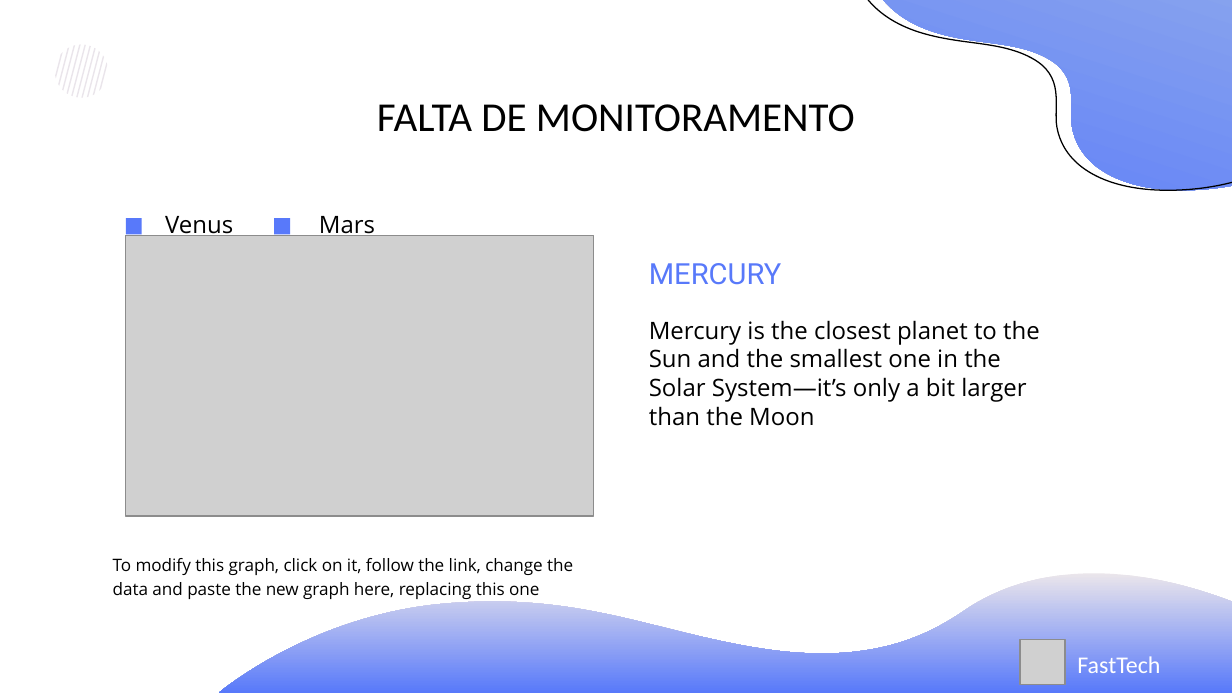
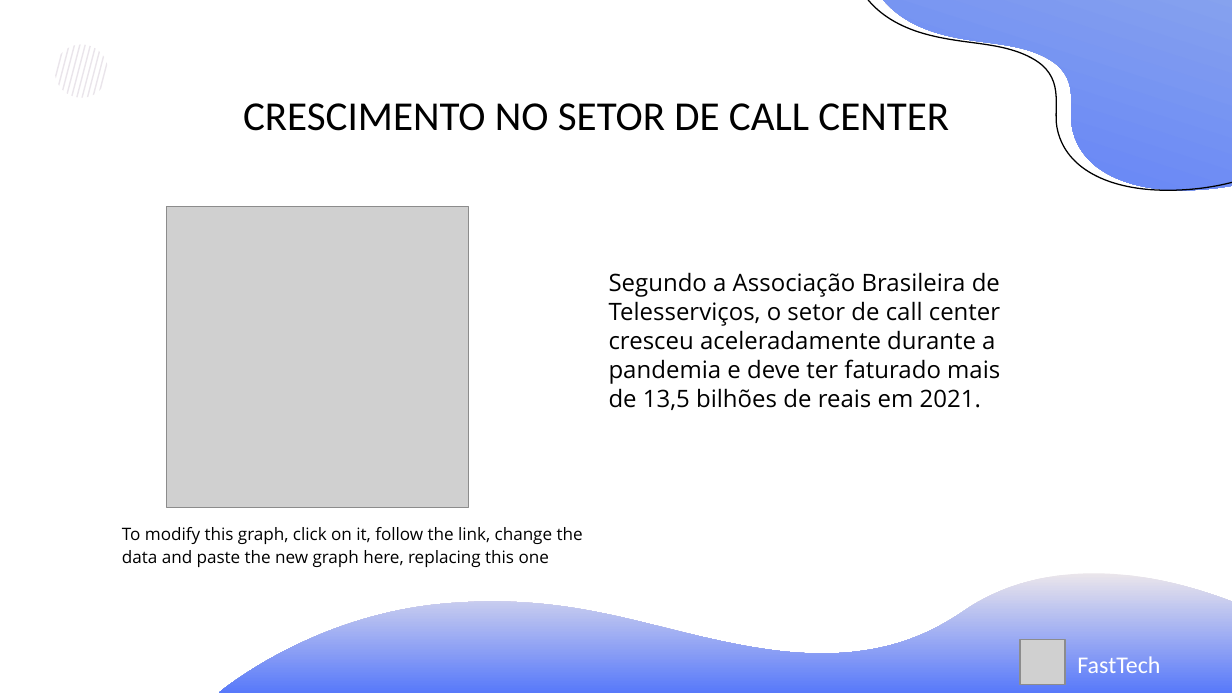
Before and after one commit to Grupo-1-adsa/Grupo-1-adsa, a slide deck: slide 3 of Documentação/PPT/Sprint 3 - Apresentação.pptx. Drawn at 1232x693 pixels with LibreOffice and Linux fonts; fonts in the diff are those of the drawing; grey boxes stand for pictures. Boxes give left, top, right and bottom in pixels: in the first picture for what was removed or moved away, otherwise in the second. Text is boxed around its words. In the diff, an @@ line names an element or a change of style, - is before the commit and + after.

```diff
--- a/Documentação/PPT/Sprint 3 - Apresentação.pptx
+++ b/Documentação/PPT/Sprint 3 - Apresentação.pptx
@@ title at box(243, 103, 949, 131): text changed @@
-FALTA DE MONITORAMENTO
+CRESCIMENTO NO SETOR DE CALL CENTER
@@ picture: place and size @@
-picture at box(126, 235, 594, 516)
+picture at box(166, 206, 468, 508)
@@ rectangle removed at box(126, 218, 142, 234) @@
@@ subtitle removed at box(165, 216, 233, 240) @@
-Venus
@@ rectangle removed at box(275, 218, 291, 234) @@
@@ subtitle removed at box(319, 216, 375, 240) @@
-Mars
@@ subtitle removed at box(649, 263, 782, 285) @@
-MERCURY
@@ subtitle at box(609, 272, 1000, 410): text changed @@
-Mercury is the closest planet to the Sun and the smallest one in the Solar System—it’s only a bit larger than the Moon
+Segundo a Associação Brasileira de Telesserviços, o setor de call center cresceu aceleradamente durante a pandemia e deve ter faturado mais de 13,5 bilhões de reais em 2021.
@@ text "To modify this graph, click ...": place and size @@
-text "To modify this graph, click ..." at box(113, 558, 573, 599)
+text "To modify this graph, click ..." at box(122, 527, 583, 567)
```
Also in this commit, not shown: 4 other slides changed, 3 slides added, 1 slide removed, 2 other files.
